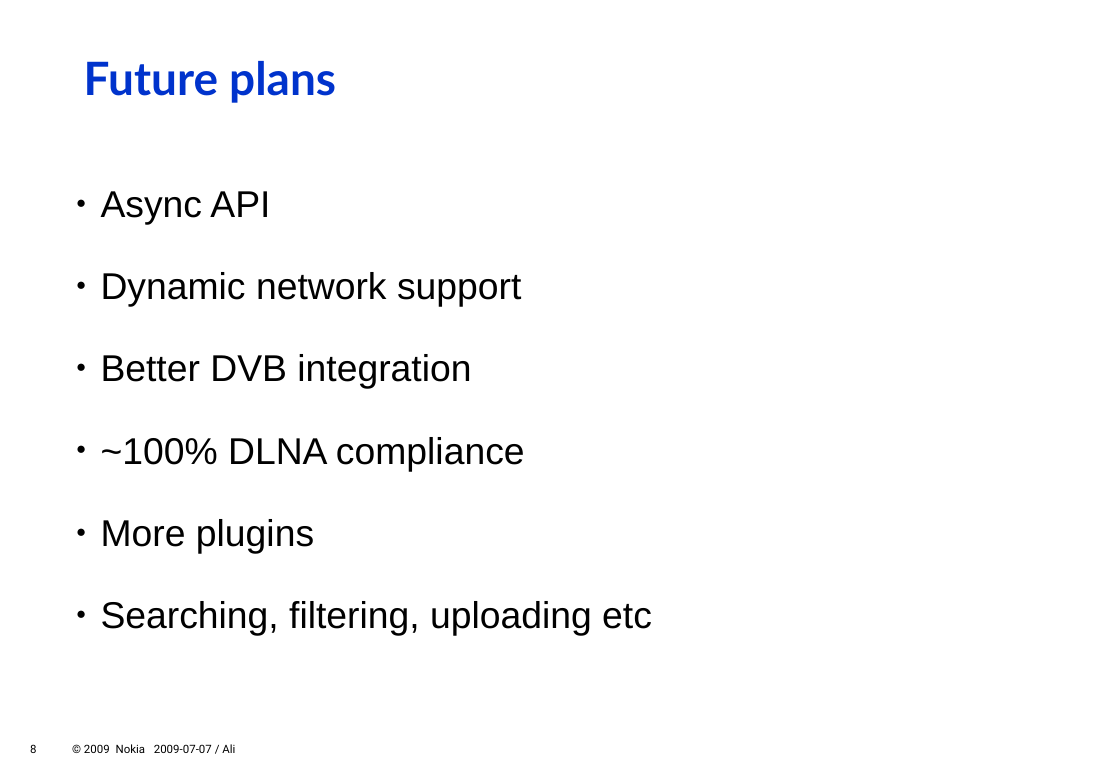
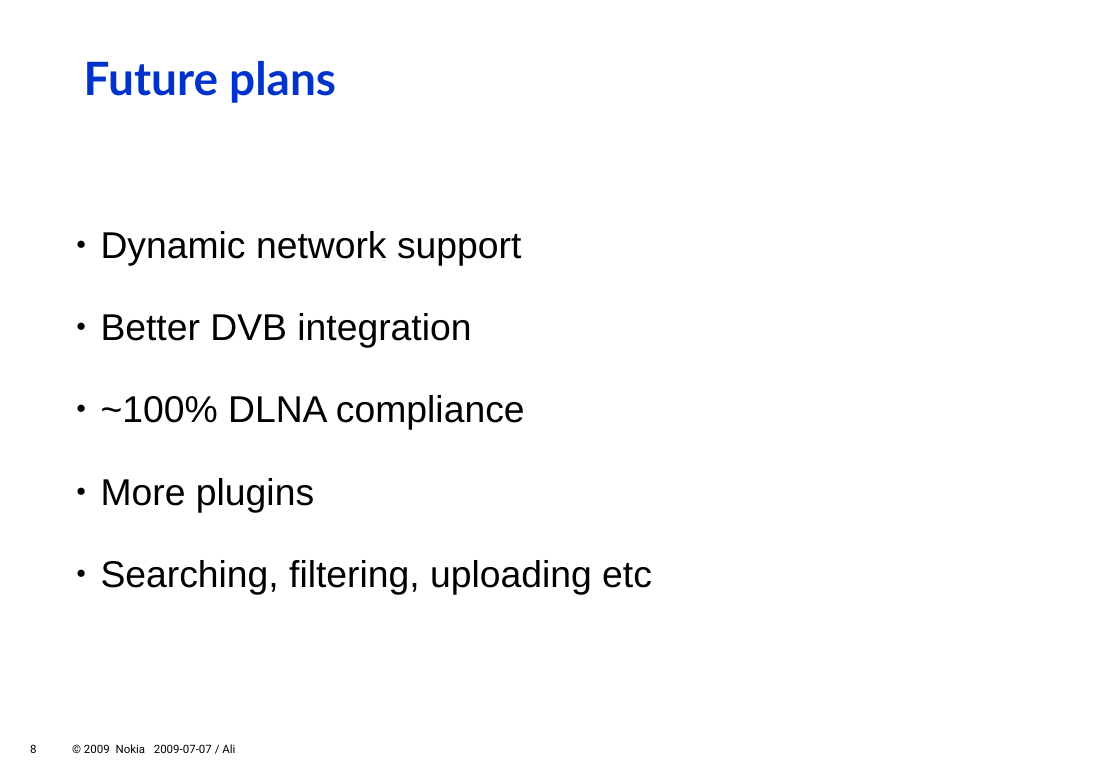
Before and after one commit to zeenix/rygel-presentation-2009, a slide deck: slide 8 of slides.odp. Drawn at 1120x775 pixels with LibreOffice and Linux fonts; fonts in the diff are those of the drawing; background and template pictures are left out. Boxes give left, top, right and bottom in pixels: in the first picture for what was removed or moved away, otherwise in the second. Text is boxed around its words. In the diff, an @@ line names an element or a change of style, - is before the commit and + after.

Commit message:
Remove implemented stuff from "Future plans"

```diff
--- a/slides.odp
+++ b/slides.odp
@@ text at [101,191,270,225]: paragraph removed @@
-  ● Async API
```
